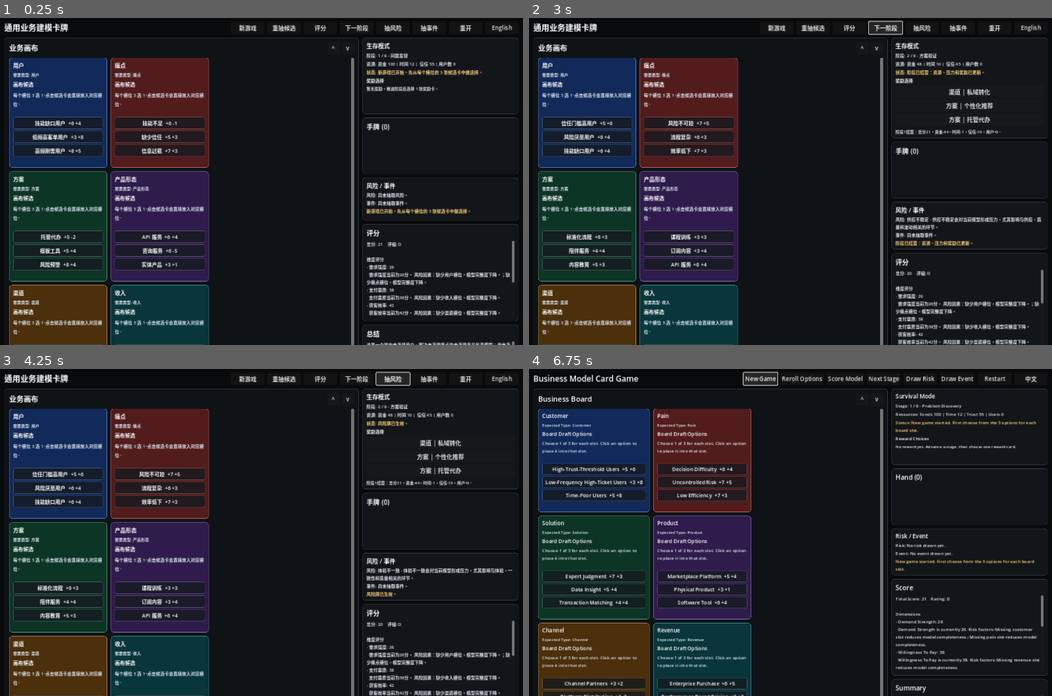
Above: before the commit, frames 1-4 (two rows, left to right).
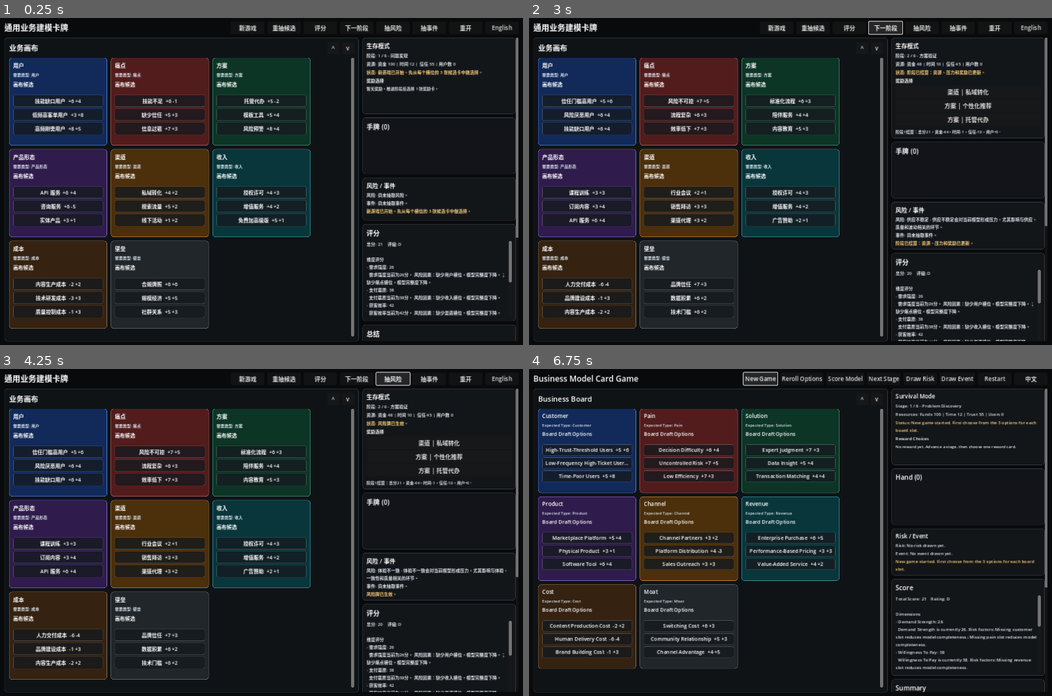
Above: after the commit, the same moments.

Repository: HelloKuoty/poker
Game: Godot game, scene res://scenes/main.tscn
Same seed, same stepped clock (60 frames per second), same inputs: the game is played once before the commit and once after it.
Inputs:
- Up to frame 1 (0.25 s): no input
- Up to frame 2 (3 s): click "新游戏" at 0.5 s; click "重抽候选" at 1.25 s; click "评分" at 2 s; click "下一阶段" at 2.75 s
- Up to frame 3 (4.25 s): click "抽风险" at 3.5 s
- Up to frame 4 (6.75 s): click "抽事件" at 4.25 s; click "重开" at 5 s; click "English" at 5.75 s; click "New Game" at 6.5 s

The runs differ from the first frame. In frame 1, 31% of the frame differs, in the area x 0-100%, y 6-100%; in frame 2, 32%; in frame 3, 32%; in frame 4, 32%.

Commit message:
Keep business board visible in main layout

Diff:
--- a/scripts/ui/board_view.gd
+++ b/scripts/ui/board_view.gd
@@ -28,6 +28,12 @@
 func setup(loc: LocalizationManager) -> void:
 	localization = loc
 	_ensure_nodes()
+
+
+func handle_global_pointer_event(event: InputEvent) -> bool:
+	if scroll == null:
+		return false
+	return _handle_board_pointer_input(event, false)
 
 
 func render(slots: Dictionary, draft_options: Dictionary, selected_card_type: String, loc: LocalizationManager, type_colors: Dictionary) -> void:
@@ -49,30 +55,6 @@
 func _input(event: InputEvent) -> void:
 	if scroll == null:
 		return
-	var mouse_position := _event_mouse_position(event)
-	if event is InputEventMouseButton and event.pressed and _is_position_over_board(mouse_position):
-		if event.button_index == MOUSE_BUTTON_WHEEL_UP:
-			_scroll_by(-WHEEL_STEP)
-			get_viewport().set_input_as_handled()
-			return
-		if event.button_index == MOUSE_BUTTON_WHEEL_DOWN:
-			_scroll_by(WHEEL_STEP)
-			get_viewport().set_input_as_handled()
-			return
-	if event is InputEventMouseButton and event.button_index == MOUSE_BUTTON_LEFT:
-		if event.pressed and _is_position_over_board(mouse_position):
-			drag_candidate = true
-			dragging = false
-			drag_start_mouse = mouse_position
-			drag_start_vertical = scroll.scroll_vertical
-			drag_start_horizontal = scroll.scroll_horizontal
-		elif drag_candidate:
-			if dragging:
-				get_viewport().set_input_as_handled()
-			drag_candidate = false
-			dragging = false
-	if event is InputEventMouseMotion and drag_candidate:
-		_apply_drag_to(mouse_position)
 	if event is InputEventKey and event.pressed:
 		if event.keycode == KEY_PAGEUP:
 			_scroll_by(-KEY_STEP)
@@ -80,6 +62,14 @@
 		elif event.keycode == KEY_PAGEDOWN:
 			_scroll_by(KEY_STEP)
 			get_viewport().set_input_as_handled()
+	elif event is InputEventMouse:
+		if _handle_board_pointer_input(event, false):
+			get_viewport().set_input_as_handled()
+
+
+func _gui_input(event: InputEvent) -> void:
+	if _handle_board_pointer_input(event, true):
+		accept_event()
 
 
 func _process(_delta: float) -> void:
@@ -96,6 +86,7 @@
 	if grid != null:
 		return
 	set_process(true)
+	set_process_input(true)
 	mouse_filter = Control.MOUSE_FILTER_STOP
 	var style := StyleBoxFlat.new()
 	style.bg_color = Color(0.06, 0.075, 0.085)
@@ -145,10 +136,11 @@
 	scroll.horizontal_scroll_mode = ScrollContainer.SCROLL_MODE_DISABLED
 	scroll.vertical_scroll_mode = ScrollContainer.SCROLL_MODE_SHOW_ALWAYS
 	scroll.follow_focus = true
+	scroll.gui_input.connect(_on_scroll_gui_input)
 	root.add_child(scroll)
 
 	grid = GridContainer.new()
-	grid.columns = 2
+	grid.columns = 3
 	grid.add_theme_constant_override("h_separation", 10)
 	grid.add_theme_constant_override("v_separation", 10)
 	grid.size_flags_horizontal = Control.SIZE_EXPAND_FILL
@@ -169,13 +161,17 @@
 	emit_signal("draft_option_clicked", slot_type, card_id)
 
 
+func _on_scroll_gui_input(event: InputEvent) -> void:
+	if _handle_board_pointer_input(event, true):
+		accept_event()
+
+
 func _on_slot_pan_started() -> void:
-	pass
+	drag_candidate = false
+	dragging = false
 
 
 func _on_slot_pan_dragged(delta: Vector2) -> void:
-	if drag_candidate or dragging:
-		return
 	_scroll_by(-int(delta.y))
 
 
@@ -185,13 +181,14 @@
 	scroll.scroll_vertical = clampi(scroll.scroll_vertical + amount, 0, _max_vertical_scroll())
 
 
-func _apply_drag_to(current_mouse: Vector2) -> void:
+func _apply_drag_to(current_mouse: Vector2) -> bool:
 	var delta := current_mouse - drag_start_mouse
 	if dragging or abs(delta.y) > 6.0 or abs(delta.x) > 6.0:
 		dragging = true
 		scroll.scroll_vertical = clampi(drag_start_vertical - int(delta.y), 0, _max_vertical_scroll())
 		scroll.scroll_horizontal = max(0, drag_start_horizontal - int(delta.x))
-		get_viewport().set_input_as_handled()
+		return true
+	return false
 
 
 func _max_vertical_scroll() -> int:
@@ -218,11 +215,39 @@
 	scroll_down_button.tooltip_text = localization.get_ui_text("scroll_down") if localization != null else ""
 
 
-func _event_mouse_position(event: InputEvent) -> Vector2:
+func _handle_board_pointer_input(event: InputEvent, use_global_position: bool) -> bool:
+	var mouse_position := _event_mouse_position(event, use_global_position)
+	if event is InputEventMouseButton and event.pressed and _is_position_over_board(mouse_position):
+		if event.button_index == MOUSE_BUTTON_WHEEL_UP:
+			_scroll_by(-WHEEL_STEP)
+			return true
+		if event.button_index == MOUSE_BUTTON_WHEEL_DOWN:
+			_scroll_by(WHEEL_STEP)
+			return true
+	if event is InputEventMouseButton and event.button_index == MOUSE_BUTTON_LEFT:
+		if event.pressed and _is_position_over_board(mouse_position):
+			drag_candidate = true
+			dragging = false
+			drag_start_mouse = mouse_position
+			drag_start_vertical = scroll.scroll_vertical
+			drag_start_horizontal = scroll.scroll_horizontal
+		elif drag_candidate:
+			if dragging:
+				drag_candidate = false
+				dragging = false
+				return true
+			drag_candidate = false
+			dragging = false
+	if event is InputEventMouseMotion and drag_candidate:
+		return _apply_drag_to(mouse_position)
+	return false
+
+
+func _event_mouse_position(event: InputEvent, use_global_position: bool) -> Vector2:
 	if event is InputEventMouseButton:
-		return event.position
+		return event.global_position if use_global_position else event.position
 	if event is InputEventMouseMotion:
-		return event.position
+		return event.global_position if use_global_position else event.position
 	return get_viewport().get_mouse_position()
 
 
--- a/scripts/ui/card_slot.gd
+++ b/scripts/ui/card_slot.gd
@@ -30,6 +30,7 @@
 var pointer_option_id := ""
 
 const DRAG_THRESHOLD := 7.0
+const WHEEL_STEP := 90.0
 
 
 func setup(expected_type: String, placed_card: Dictionary, options: Array, loc: LocalizationManager, current_selected_type: String = "", colors: Dictionary = {}) -> void:
@@ -47,10 +48,20 @@
 	_handle_pointer_event(event, "")
 
 
+func _input(event: InputEvent) -> void:
+	if not pointer_down:
+		return
+	if event is InputEventMouseMotion:
+		_track_pointer_motion(_event_mouse_position(event))
+	elif event is InputEventMouseButton and event.button_index == MOUSE_BUTTON_LEFT and not event.pressed:
+		_handle_pointer_event(event, pointer_option_id)
+
+
 func _ensure_nodes() -> void:
 	if content != null:
 		return
 	set_process(true)
+	set_process_input(true)
 	mouse_filter = Control.MOUSE_FILTER_STOP
 	var margin := MarginContainer.new()
 	margin.mouse_filter = Control.MOUSE_FILTER_PASS
@@ -133,6 +144,13 @@
 
 
 func _handle_pointer_event(event: InputEvent, option_id: String) -> void:
+	if event is InputEventMouseButton and event.pressed:
+		if event.button_index == MOUSE_BUTTON_WHEEL_UP:
+			emit_signal("pan_dragged", Vector2(0, WHEEL_STEP))
+			return
+		if event.button_index == MOUSE_BUTTON_WHEEL_DOWN:
+			emit_signal("pan_dragged", Vector2(0, -WHEEL_STEP))
+			return
 	if event is InputEventMouseButton and event.button_index == MOUSE_BUTTON_LEFT:
 		if event.pressed:
 			pointer_down = true
@@ -181,9 +199,9 @@
 
 func _event_mouse_position(event: InputEvent) -> Vector2:
 	if event is InputEventMouseButton:
-		return event.global_position
+		return event.global_position if not event.global_position.is_zero_approx() else event.position
 	if event is InputEventMouseMotion:
-		return event.global_position
+		return event.global_position if not event.global_position.is_zero_approx() else event.position
 	return get_viewport().get_mouse_position()
 
 
@@ -212,7 +230,9 @@
 	var label := Label.new()
 	label.add_theme_font_size_override("font_size", font_size)
 	label.add_theme_color_override("font_color", Color(1, 1, 1) if bold else Color(0.86, 0.9, 0.94))
-	label.clip_text = false
+	label.clip_text = true
+	label.text_overrun_behavior = TextServer.OVERRUN_TRIM_ELLIPSIS
+	label.size_flags_horizontal = Control.SIZE_EXPAND_FILL
 	label.mouse_filter = Control.MOUSE_FILTER_IGNORE
 	return label
 
--- a/scripts/ui/main_controller.gd
+++ b/scripts/ui/main_controller.gd
@@ -40,6 +40,7 @@
 
 
 func _ready() -> void:
+	set_process_input(true)
 	localization = LocalizationManager.new()
 	game_state = GameState.new()
 	type_colors = _load_type_colors()
@@ -47,6 +48,13 @@
 	game_state.state_changed.connect(_refresh_all)
 	_build_ui()
 	game_state.new_game()
+
+
+func _input(event: InputEvent) -> void:
+	if board_view == null:
+		return
+	if event is InputEventMouse and board_view.handle_global_pointer_event(event):
+		get_viewport().set_input_as_handled()
 
 
 func _build_ui() -> void:
@@ -89,11 +97,18 @@
 	board_view.draft_option_clicked.connect(_on_draft_option_clicked)
 	body.add_child(board_view)
 
+	var right_scroll := ScrollContainer.new()
+	right_scroll.custom_minimum_size = Vector2(430, 0)
+	right_scroll.size_flags_vertical = Control.SIZE_EXPAND_FILL
+	right_scroll.horizontal_scroll_mode = ScrollContainer.SCROLL_MODE_DISABLED
+	right_scroll.vertical_scroll_mode = ScrollContainer.SCROLL_MODE_SHOW_ALWAYS
+	body.add_child(right_scroll)
+
 	var right_column := VBoxContainer.new()
-	right_column.custom_minimum_size = Vector2(430, 0)
 	right_column.add_theme_constant_override("separation", 10)
+	right_column.size_flags_horizontal = Control.SIZE_EXPAND_FILL
 	right_column.size_flags_vertical = Control.SIZE_EXPAND_FILL
-	body.add_child(right_column)
+	right_scroll.add_child(right_column)
 
 	right_column.add_child(_build_survival_panel())
 
--- a/tools/board_scroll_test.gd
+++ b/tools/board_scroll_test.gd
@@ -73,12 +73,18 @@
 	motion.position = drag_start + Vector2(0, -180)
 	motion.relative = Vector2(0, -180)
 	board._input(motion)
+	var release := InputEventMouseButton.new()
+	release.button_index = MOUSE_BUTTON_LEFT
+	release.pressed = false
+	release.position = motion.position
+	board._input(release)
 	await process_frame
 	if scroll.scroll_vertical <= 0:
 		_fail("Mouse drag event cannot move board content.")
 		return
 
 	scroll.scroll_vertical = 0
+	await process_frame
 	var first_slot = board.grid.get_child(0)
 	var slot_drag_start: Vector2 = first_slot.get_global_rect().get_center()
 	var viewport_press := InputEventMouseButton.new()
--- /dev/null
+++ b/tools/main_layout_test.gd
@@ -0,0 +1,129 @@
+extends SceneTree
+
+const MAIN_SCENE := preload("res://scenes/main.tscn")
+
+
+func _init() -> void:
+	call_deferred("_run")
+
+
+func _run() -> void:
+	var frame := Control.new()
+	frame.size = Vector2(1440, 900)
+	frame.set_anchors_preset(Control.PRESET_TOP_LEFT)
+	root.add_child(frame)
+
+	var main := MAIN_SCENE.instantiate()
+	main.set_anchors_preset(Control.PRESET_FULL_RECT)
+	frame.add_child(main)
+	for _index in range(10):
+		await process_frame
+
+	var board = main.board_view
+	var body: HBoxContainer = board.get_parent()
+	var grid: GridContainer = board.grid
+	var scroll: ScrollContainer = board.scroll
+	var frame_rect: Rect2 = frame.get_global_rect()
+	var board_rect: Rect2 = board.get_global_rect()
+	var scroll_rect: Rect2 = scroll.get_global_rect()
+	var grid_rect: Rect2 = grid.get_global_rect()
+	var visible_count := 0
+	for slot in grid.get_children():
+		var slot_rect: Rect2 = slot.get_global_rect()
+		if scroll_rect.encloses(slot_rect):
+			visible_count += 1
+
+	print("MAIN_LAYOUT board=%s scroll=%s grid=%s columns=%d visible_slots=%d scroll_max=%d" % [
+		str(board_rect.size),
+		str(scroll_rect.size),
+		str(grid_rect.size),
+		grid.columns,
+		visible_count,
+		_max_vertical_scroll(scroll),
+	])
+
+	if board_rect.position.y + board_rect.size.y > frame_rect.position.y + frame_rect.size.y:
+		_fail("Business board overflows the 1440x900 viewport. board_bottom=%.1f viewport_bottom=%.1f" % [
+			board_rect.position.y + board_rect.size.y,
+			frame_rect.position.y + frame_rect.size.y,
+		])
+		return
+
+	if board_rect.position.x + board_rect.size.x > frame_rect.position.x + frame_rect.size.x:
+		_fail("Business board overflows the 1440x900 viewport horizontally. board_right=%.1f viewport_right=%.1f" % [
+			board_rect.position.x + board_rect.size.x,
+			frame_rect.position.x + frame_rect.size.x,
+		])
+		return
+
+	for child in body.get_children():
+		if child is Control:
+			var child_rect: Rect2 = (child as Control).get_global_rect()
+			if child_rect.position.x + child_rect.size.x > frame_rect.position.x + frame_rect.size.x:
+				_fail("Main body child overflows horizontally. child=%s right=%.1f viewport_right=%.1f" % [
+					child.name,
+					child_rect.position.x + child_rect.size.x,
+					frame_rect.position.x + frame_rect.size.x,
+				])
+				return
+
+	if visible_count < 8:
+		_fail("Expected all 8 board slots to be visible at 1440x900, but only %d are fully visible." % visible_count)
+		return
+
+	if _max_vertical_scroll(scroll) > 0:
+		scroll.scroll_vertical = 0
+		var wheel := InputEventMouseButton.new()
+		wheel.button_index = MOUSE_BUTTON_WHEEL_DOWN
+		wheel.pressed = true
+		wheel.position = board.get_global_rect().get_center()
+		wheel.global_position = wheel.position
+		Input.parse_input_event(wheel)
+		await process_frame
+		if scroll.scroll_vertical <= 0:
+			_fail("Mouse wheel does not scroll the board inside the real main layout.")
+			return
+
+		scroll.scroll_vertical = 0
+		var first_slot = grid.get_child(0)
+		var option_row = first_slot.option_container.get_child(0)
+		var option_drag_start: Vector2 = option_row.get_global_rect().get_center()
+		var option_press := InputEventMouseButton.new()
+		option_press.button_index = MOUSE_BUTTON_LEFT
+		option_press.pressed = true
+		option_press.position = option_drag_start
+		option_press.global_position = option_drag_start
+		Input.parse_input_event(option_press)
+		await process_frame
+
+		var option_motion := InputEventMouseMotion.new()
+		option_motion.position = option_drag_start + Vector2(0, -180)
+		option_motion.global_position = option_motion.position
+		option_motion.relative = Vector2(0, -180)
+		Input.parse_input_event(option_motion)
+		await process_frame
+
+		var option_release := InputEventMouseButton.new()
+		option_release.button_index = MOUSE_BUTTON_LEFT
+		option_release.pressed = false
+		option_release.position = option_motion.position
+		option_release.global_position = option_motion.position
+		Input.parse_input_event(option_release)
+		await process_frame
+		if scroll.scroll_vertical <= 0:
+			_fail("Candidate-row drag does not scroll the board inside the real main layout.")
+			return
+
+	quit(0)
+
+
+func _max_vertical_scroll(scroll: ScrollContainer) -> int:
+	var bar := scroll.get_v_scroll_bar()
+	if bar == null:
+		return 0
+	return max(0, int(ceil(bar.max_value - bar.page)))
+
+
+func _fail(message: String) -> void:
+	push_error("MAIN_LAYOUT_TEST_FAILED: " + message)
+	quit(1)
Not shown, changed: ITERATION_LOG.md
Not shown, changed: TEST_PLAN.md
Not shown, changed: TODO.md
